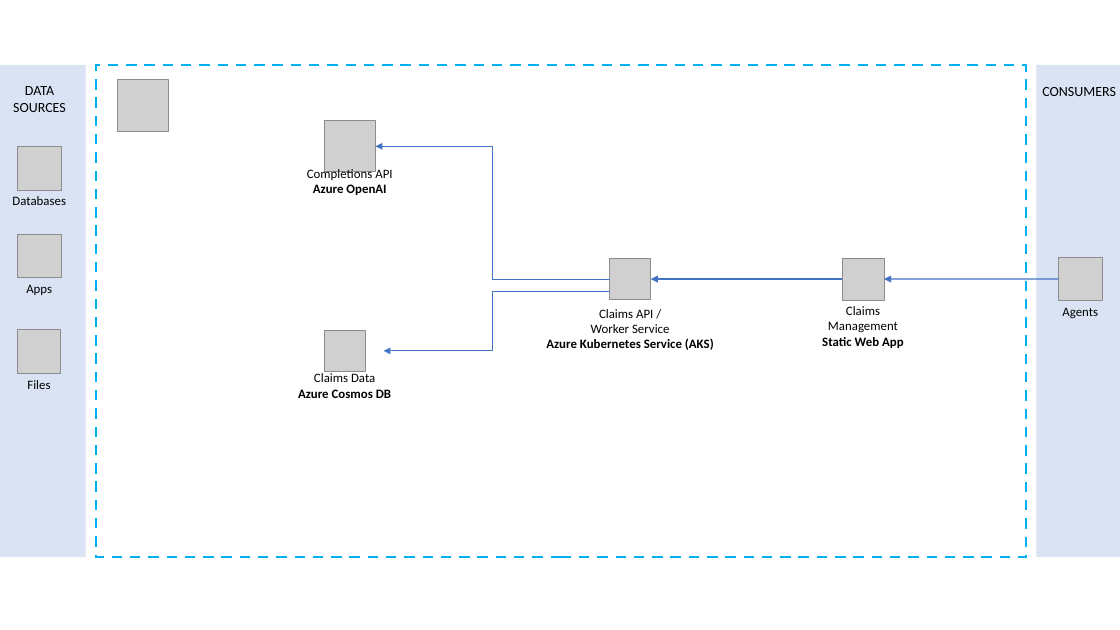
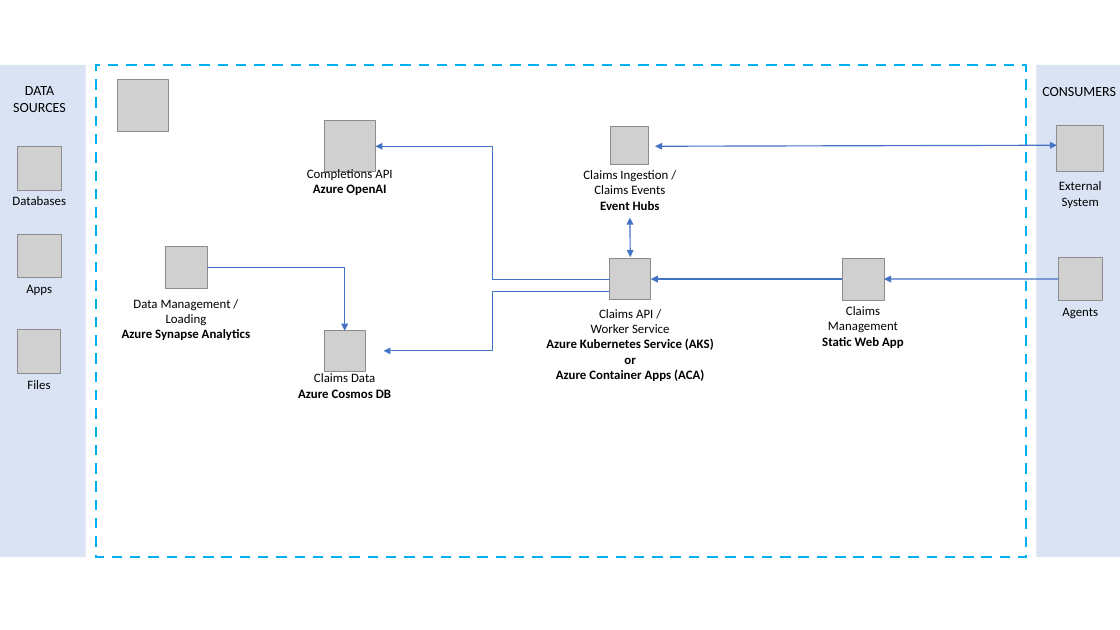
Before and after one commit to Azure/Medical-Claims-Transaction-Processing-at-scale, a slide deck: slide 1 of img/solution-architecture.pptx. Drawn at 1120x630 pixels with LibreOffice and Linux fonts; fonts in the diff are those of the drawing; grey boxes stand for pictures. Boxes give left, top, right and bottom in pixels: in the first picture for what was removed or moved away, otherwise in the second. Text is boxed around its words. In the diff, an @@ line names an element or a change of style, - is before the commit and + after.

```diff
--- a/img/solution-architecture.pptx
+++ b/img/solution-architecture.pptx
@@ picture added at (611,126,649,165) @@
@@ double arrow added from (655, 146) to (1057, 145), #4472C4 1 pt @@
@@ picture added at (1057,125,1104,172) @@
@@ text added at (583,170,668,210), 11 pt, text #000000 @@
+Claims Ingestion /
+Claims Events
+Event Hubs
@@ text added at (1059,181,1102,208), 11 pt, text #000000 @@
+External
+System
@@ double arrow added from (630, 218) to (630, 257), #4472C4 1 pt @@
@@ picture added at (165,247,207,289) @@
@@ elbow arrow added from (207, 268) to (344, 331), #4472C4 1 pt @@
@@ text added at (122,299,250,340), 11 pt, text #000000 @@
+Data Management /
+Loading
+Azure Synapse Analytics
@@ text at (546,338,714,381): text changed @@
-Azure Kubernetes Service (AKS)
+Azure Kubernetes Service (AKS)
+or
+Azure Container Apps (ACA)
```
Also in this commit, not shown: 1 other file.
